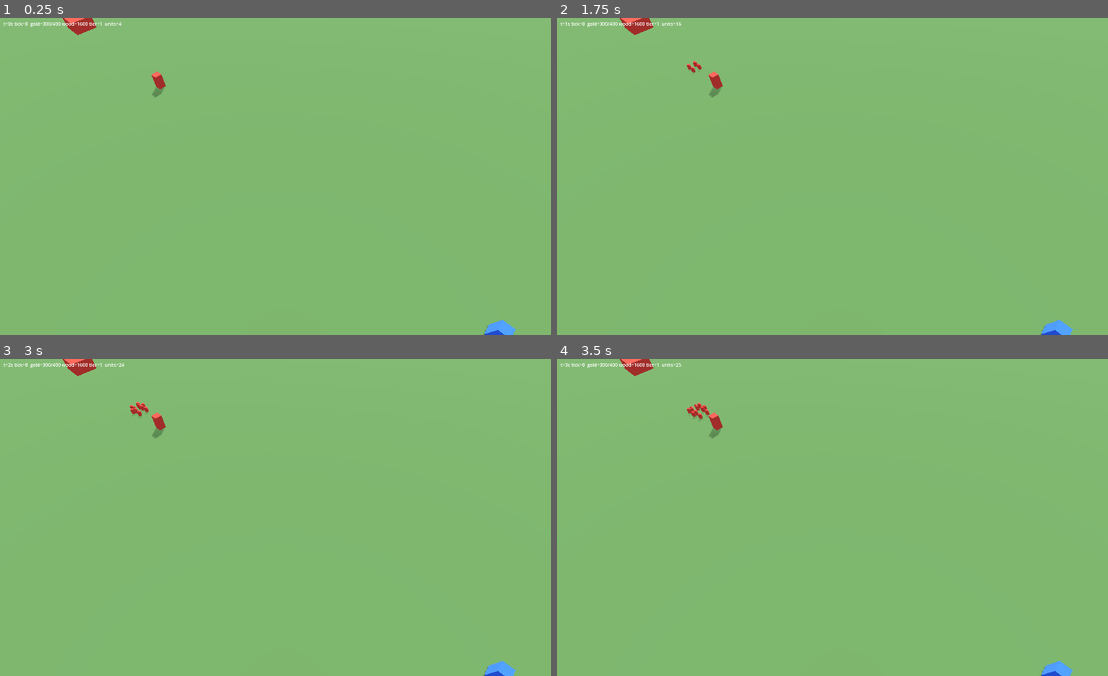
Above: before the commit, frames 1-4 (two rows, left to right).
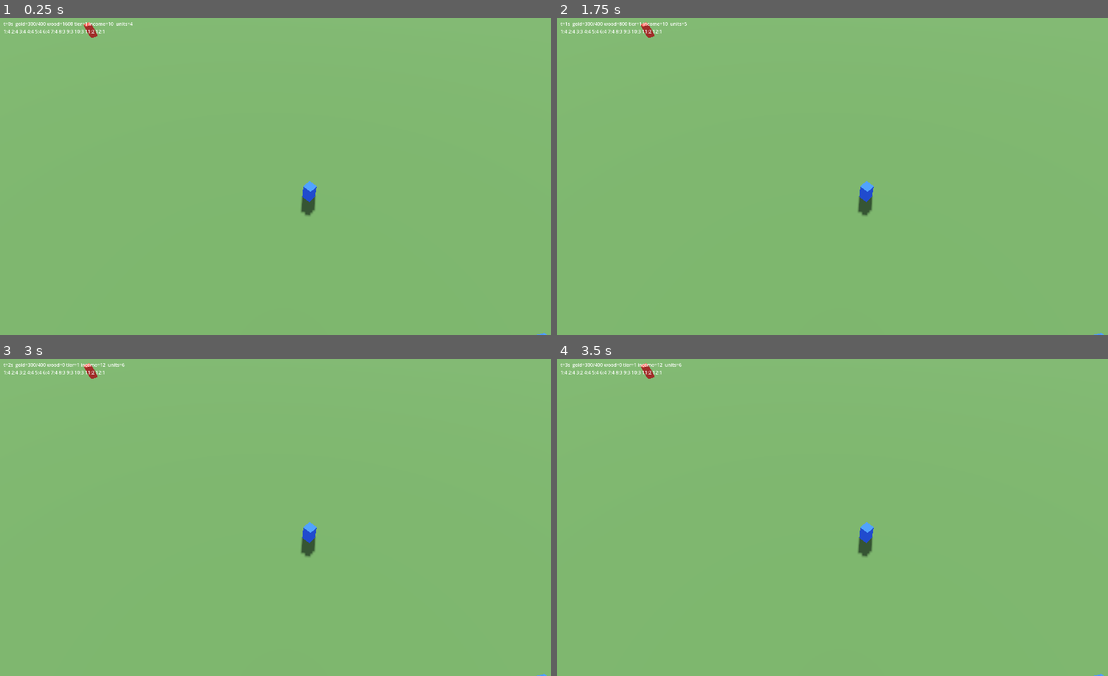
Above: after the commit, the same moments.

Repository: SapphireSignal/CrystalClashClaude
Game: Godot game, scene res://game/main.tscn
The game is run twice, just before and just after one commit, with the same random seed, the same clock (stepped at 60 frames per second) and the same inputs.
Inputs (mouse positions are in pixels of both pictures, inside the frame that each line leads up to):
- Up to frame 1 (0.25 s): no input
- Up to frame 2 (1.75 s): tap Enter at 0.5 s; move the mouse to (964, 160) at 0.52 s; tap 1 at 0.6 s; tap 2 at 0.8, 1.35 s; tap Space at 1.25 s; move the mouse to (727, 192) at 1.27 s; tap 3 at 1.55 s
- Up to frame 3 (3 s): tap Enter at 2 s; move the mouse to (336, 447) at 2.02 s; tap 3 at 2.1 s; tap 4 at 2.3, 2.85 s; tap Space at 2.75 s; move the mouse to (253, 580) at 2.77 s
- Up to frame 4 (3.5 s): tap 5 at 3.05 s

The runs differ from the first frame. In frame 1, 1.0% of the frame differs, in the area x 0-100%, y 0-100%; in frame 2, 1.0%; in frame 3, 1.0%; in frame 4, 1.1%.

Commit message:
Cards registry, commander decks and charges, card play, economy refund rules
Co-Authored-By: Claude Fable 5.1 <noreply@anthropic.com>

Diff:
--- a/game/main.gd
+++ b/game/main.gd
@@ -1,13 +1,20 @@
 extends Node3D
 ## Sandbox: runs the Simulation at a fixed tick and renders entities with placeholder meshes.
-## Keys: 1/2 drop Footmen/Archers for red, 3/4 for blue. Real assets replace the capsules in phase 5.
+## Blue (you) plays deck slots with keys 1-9, 0, -, = at the mouse position (drops) or on the next free
+## build field (spawners). Red plays the same deck automatically. Real assets replace the capsules in phase 5.
 
-const SIM_X_SCALE := 1.0
+const BLUE_DECK := [
+	"Units/White/FootmanDrop", "Units/White/ArcherDrop", "Units/White/FootmanSpawner", "Units/White/ArcherSpawner",
+	"Units/White/BallistaDrop", "Units/White/PriestDrop", "Units/White/MonkDrop", "Units/White/MarksmanDrop",
+	"Units/White/HeavyGunnerDrop", "Units/White/SuntowerBuilding", "Units/White/AvengerDrop", "Units/White/DefenderDrop",
+]
+const SLOT_KEYS := [KEY_1, KEY_2, KEY_3, KEY_4, KEY_5, KEY_6, KEY_7, KEY_8, KEY_9, KEY_0, KEY_MINUS, KEY_EQUAL]
 
 var sim: Simulation
 var _accumulator_ms: float = 0.0
 var _views: Dictionary = {}   # entity id -> MeshInstance3D
 var _label: Label
+var _red_next_play_at: int = 15000
 
 @onready var _units_root: Node3D = $Units
 @onready var _camera: Camera3D = $Camera3D
@@ -19,8 +26,10 @@
 	sim.entity_died.connect(_on_died)
 	sim.team_lost.connect(func(t): print("team %d lost" % t))
 	sim.spawn_bases()
+	for team in [Simulation.TEAM_BLUE, Simulation.TEAM_RED]:
+		sim.commanders[team].set_deck(BLUE_DECK)
 	_label = $HUD/Label
-	_place_camera(Vector2(0, -23))
+	_place_camera(Vector2(-40, -23))
 
 
 func _process(delta: float) -> void:
@@ -28,34 +37,70 @@
 	while _accumulator_ms >= SimConstants.TICK_MS:
 		_accumulator_ms -= SimConstants.TICK_MS
 		sim.step()
+		_red_ai()
 	_sync_views()
-	var red: Simulation.Commander = sim.commanders[Simulation.TEAM_RED]
-	_label.text = "t=%ds tick=%d  gold=%d/%d wood=%d tier=%d  units=%d" % [
-		sim.time_ms / 1000, sim.tick_counter, red.gold, red.gold_cap(), red.wood, red.tier, sim.alive_entities().size()]
+	var c: Commander = sim.commanders[Simulation.TEAM_BLUE]
+	var charges := ""
+	for i in c.slots.size():
+		charges += "%d:%d " % [i + 1, c.slots[i].charges]
+	_label.text = "t=%ds  gold=%d/%d wood=%d tier=%d income=%d  units=%d\n%s" % [
+		sim.time_ms / 1000, c.gold, c.gold_cap(), c.wood, c.tier, c.income(), sim.alive_entities().size(), charges]
 
 
 func _unhandled_key_input(event: InputEvent) -> void:
 	if not event.is_pressed() or event.is_echo():
 		return
-	match event.keycode:
-		KEY_1: sim.drop_squad("Units/White/Footman", Simulation.TEAM_BLUE, Vector2(-60, -23), 4)
-		KEY_2: sim.drop_squad("Units/White/Archer", Simulation.TEAM_BLUE, Vector2(-60, -23), 2)
-		KEY_3: sim.drop_squad("Units/White/Footman", Simulation.TEAM_RED, Vector2(60, -23), 4)
-		KEY_4: sim.drop_squad("Units/White/Archer", Simulation.TEAM_RED, Vector2(60, -23), 2)
-		KEY_5: _place_next_spawner("Units/White/FootmanSpawner", Simulation.TEAM_BLUE)
-		KEY_6: _place_next_spawner("Units/White/ArcherSpawner", Simulation.TEAM_RED)
-		KEY_ESCAPE: get_tree().quit()
+	if event.keycode == KEY_ESCAPE:
+		get_tree().quit()
+		return
+	var slot := SLOT_KEYS.find(event.keycode)
+	if slot >= 0 and slot < sim.commanders[Simulation.TEAM_BLUE].slots.size():
+		_play(Simulation.TEAM_BLUE, slot, _mouse_world_2d())
 
 
-## Sandbox helper: put a spawner on the first free field of the team's build zone.
-func _place_next_spawner(unit_id: String, team: int) -> void:
+func _play(team: int, slot: int, where: Vector2) -> void:
+	var c: Commander = sim.commanders[team]
+	var target: Variant = where
+	if c.slots[slot].card.is_spawner():
+		target = _next_free_field(team)
+		if target == null:
+			return
+	var result := sim.play_card(team, slot, target)
+	if result != Simulation.PlayResult.OK:
+		print("play %s: %s" % [c.slots[slot].card.name, Simulation.PlayResult.keys()[result]])
+
+
+## Simple opponent: every few seconds play the first ready drop near its own lane node, spawners on the grid.
+func _red_ai() -> void:
+	if sim.time_ms < _red_next_play_at:
+		return
+	_red_next_play_at = sim.time_ms + 6000
+	var c: Commander = sim.commanders[Simulation.TEAM_RED]
+	for i in c.slots.size():
+		if c.slots[i].is_ready(sim.time_ms, c):
+			_play(Simulation.TEAM_RED, i, Vector2(50 + sim.rng.randf() * 10, -23))
+			return
+
+
+func _next_free_field(team: int) -> Variant:
 	for zone: BuildZone in sim.build_zones.values():
 		if zone.team != team:
 			continue
 		for field in zone.spawn_slots():
 			if zone.is_free(field):
-				sim.place_spawner(unit_id, team, zone.id, field)
-				return
+				return [zone.id, field]
+	return null
+
+
+func _mouse_world_2d() -> Vector2:
+	var m := get_viewport().get_mouse_position()
+	var from := _camera.project_ray_origin(m)
+	var dir := _camera.project_ray_normal(m)
+	if absf(dir.y) < 0.0001:
+		return Vector2.ZERO
+	var t := -from.y / dir.y
+	var hit := from + dir * t
+	return Vector2(hit.x, hit.z)
 
 
 func _place_camera(look_at_2d: Vector2) -> void:
@@ -68,7 +113,11 @@
 
 func _on_spawned(e: SimEntity) -> void:
 	var mesh := MeshInstance3D.new()
-	if e.is_building():
+	if e.is_spawner():
+		var box := BoxMesh.new()
+		box.size = Vector3(1.6, 0.4, 1.6)
+		mesh.mesh = box
+	elif e.is_building():
 		var box := BoxMesh.new()
 		box.size = Vector3(e.collision_radius * 2, 4, e.collision_radius * 2)
 		mesh.mesh = box
@@ -97,6 +146,7 @@
 		if e == null:
 			continue
 		var view: MeshInstance3D = _views[id]
-		view.position = Vector3(e.position.x, 0.9 if not e.is_building() else 2.0, e.position.y)
+		var y := 0.2 if e.is_spawner() else (2.0 if e.is_building() else 0.9)
+		view.position = Vector3(e.position.x, y, e.position.y)
 		if e.front.length_squared() > 0.0:
 			view.rotation.y = atan2(-e.front.y, e.front.x) + PI / 2
--- /dev/null
+++ b/game/sim/cards.gd
@@ -0,0 +1,112 @@
+class_name Cards
+## Card registry (game/data/cards.json from BaseConflict.Constants.Cards.pas) and the cost / charge
+## formulas of Scripts/HelperScripts/CardTemplate.dws.
+
+const CARDS_PATH := "res://game/data/cards.json"
+
+static var _by_uid: Dictionary = {}
+static var _by_script: Dictionary = {}
+
+
+class CardDef:
+	var uid: String
+	var type: String          # ctDrop, ctSpawner, ctBuilding, ctSpell
+	var colors: Array
+	var unit_id: String       # e.g. Units/White/FootmanDrop (key into units.json)
+	var tier: int
+	var name: String
+	var legendary: bool = false
+
+	func is_spawner() -> bool:
+		return type == "ctSpawner"
+
+	func is_spell() -> bool:
+		return type == "ctSpell"
+
+	func is_drop() -> bool:
+		return type == "ctDrop"
+
+	func is_building() -> bool:
+		return type == "ctBuilding"
+
+
+static func load_cards() -> void:
+	if not _by_uid.is_empty():
+		return
+	var file := FileAccess.open(CARDS_PATH, FileAccess.READ)
+	assert(file != null, "missing %s, run tools/extract_units.py" % CARDS_PATH)
+	for raw in JSON.parse_string(file.get_as_text()):
+		var c := CardDef.new()
+		c.uid = raw["uid"]
+		c.type = raw["type"]
+		c.colors = raw["colors"]
+		c.unit_id = raw["script"]
+		c.tier = int(raw["tier"])
+		c.name = raw["name"]
+		if not c.is_spell() and UnitDb.has_unit(c.unit_id):
+			c.legendary = UnitDb.raw(c.unit_id).get("legendary", false)
+		_by_uid[c.uid] = c
+		_by_script[c.unit_id] = c
+
+
+static func by_uid(uid: String) -> CardDef:
+	load_cards()
+	return _by_uid.get(uid)
+
+
+static func by_script(unit_id: String) -> CardDef:
+	load_cards()
+	assert(_by_script.has(unit_id), "unknown card %s" % unit_id)
+	return _by_script[unit_id]
+
+
+static func all() -> Array:
+	load_cards()
+	return _by_uid.values()
+
+
+## GetCardBaseCost (CardTemplate.dws:3-20). Gold for drops/buildings/spells, wood for spawners.
+static func base_cost(tier: int, legendary: bool, is_spell: bool, is_spawner: bool) -> float:
+	var cost := 100.0
+	if tier == 2:
+		cost += 50.0
+	elif tier == 3:
+		cost += 100.0
+	if legendary:
+		cost += 100.0
+	if is_spell:
+		cost -= 20.0
+	if is_spawner:
+		cost *= [8, 10, 12][clampi(tier, 1, 3) - 1]
+	return cost
+
+
+## GetCardBaseChargeCooldown (CardTemplate.dws:22-46), milliseconds. league and level are 1..5.
+static func charge_cooldown(tier: int, league: int, level: int, legendary: bool, is_spawner: bool) -> int:
+	const TABLE := [
+		[37000, 36250, 35500, 34750, 34000],
+		[34000, 33250, 32500, 31750, 31000],
+		[31000, 30250, 29500, 28750, 28000],
+		[28000, 27250, 26500, 25750, 25000],
+		[25000, 24250, 23500, 22750, 22000]]
+	var result: int = TABLE[clampi(league, 1, 5) - 1][clampi(level, 1, 5) - 1]
+	if tier == 2:
+		result = result * 3 / 2
+	elif tier == 3:
+		result = result * 2
+	if legendary:
+		result = result * 5 / 2
+	if is_spawner:
+		result *= [6, 7, 8][clampi(tier, 1, 3) - 1]
+	return result
+
+
+## Charge count per tier and league (CardTemplate.dws:52-62).
+static func charge_count(tier: int, league: int, legendary: bool) -> int:
+	var l := clampi(league, 1, 5) - 1
+	if legendary:
+		return [1, 1, 1, 1, 2][l]
+	match tier:
+		1: return [1, 2, 3, 4, 5][l]
+		2: return [1, 1, 2, 3, 4][l]
+	return [1, 1, 1, 2, 3][l]
--- /dev/null
+++ b/game/sim/commander.gd
@@ -0,0 +1,110 @@
+class_name Commander
+## One player's resources and deck (Scripts/Commander/CommanderTemplate.ets, CommanderMethods.dws).
+## Gold spent is refunded as wood; wood spent accumulates as "spent wood" which buys automatic income
+## upgrades (1500 + 250 per upgrade, max 10). Card charges recharge one at a time while below cap.
+
+var team: int
+var league: int = 4
+var gold: float = SimConstants.STARTING_GOLD
+var wood: float = SimConstants.STARTING_WOOD
+var spent_wood: float = 0.0
+var tier: int = SimConstants.STARTING_TIER
+var income_upgrades: int = 0
+var slots: Array[DeckSlot] = []
+var free_cards: bool = false        # sandbox: NOT_PAYED_RESOURCES includes gold/wood/charge
+
+
+class DeckSlot:
+	var card: Cards.CardDef
+	var level: int = 5
+	var charges: int
+	var charge_cap: int
+	var charge_cooldown_ms: int
+	var recharge_at: int = -1        # time the next charge arrives, -1 = not recharging
+	var cost: float
+	var gold_cost: float             # 0 for spawners
+	var wood_cost: float             # 0 for non-spawners
+
+	func is_ready(now: int, commander: Commander) -> bool:
+		if commander.free_cards:
+			return true
+		if charges < 1 or commander.tier < tier_cost():
+			return false
+		return commander.gold >= gold_cost and commander.wood >= wood_cost
+
+	func tier_cost() -> int:
+		return 1 if card.is_spawner() else card.tier
+
+
+func _init(p_team: int, p_league: int = 4) -> void:
+	team = p_team
+	league = p_league
+
+
+func set_deck(unit_ids: Array) -> void:
+	slots.clear()
+	for unit_id in unit_ids:
+		var card := Cards.by_script(unit_id)
+		var s := DeckSlot.new()
+		s.card = card
+		s.cost = Cards.base_cost(card.tier, card.legendary, card.is_spell(), card.is_spawner())
+		s.gold_cost = 0.0 if card.is_spawner() else s.cost
+		s.wood_cost = s.cost if card.is_spawner() else 0.0
+		s.charge_cap = Cards.charge_count(card.tier, league, card.legendary)
+		s.charges = s.charge_cap
+		s.charge_cooldown_ms = Cards.charge_cooldown(card.tier, league, s.level, card.legendary, card.is_spawner())
+		slots.append(s)
+
+
+func gold_cap() -> float:
+	return SimConstants.GOLD_CAP + SimConstants.GOLD_CAP_PER_TIER * (tier - 1)
+
+
+func income() -> float:
+	return SimConstants.STARTING_INCOME + SimConstants.INCOME_PER_UPGRADE * income_upgrades
+
+
+func income_upgrade_cost() -> float:
+	return SimConstants.INCOME_UPGRADE_COST + SimConstants.INCOME_UPGRADE_COST_STEP * income_upgrades
+
+
+## TCommanderIncomeDefaultComponent + TCommanderIncomeOverflowComponent: gold above cap becomes wood.
+func pay_income() -> void:
+	var amount := income()
+	var room := maxf(0.0, gold_cap() - gold)
+	var to_gold := minf(amount, room)
+	gold += to_gold
+	wood += amount - to_gold
+
+
+## TWelaEffectPayCostComponent with ConvertResource(reGold, reWood) and (reWood, reSpentWood).
+func pay(slot: DeckSlot, now: int) -> void:
+	if free_cards:
+		return
+	slot.charges -= 1
+	if slot.recharge_at < 0:
+		slot.recharge_at = now + slot.charge_cooldown_ms
+	gold -= slot.gold_cost
+	wood += slot.gold_cost
+	wood -= slot.wood_cost
+	spent_wood += slot.wood_cost
+	_auto_income_upgrade()
+
+
+## GOLD_UPGRADE_GROUP: upgrades whenever spent wood covers the (rising) cost, up to the cap.
+func _auto_income_upgrade() -> void:
+	while income_upgrades < SimConstants.INCOME_UPGRADE_CAP and spent_wood >= income_upgrade_cost():
+		spent_wood -= income_upgrade_cost()
+		income_upgrades += 1
+
+
+## Charge recharge (Globals.dws AddCharging): one charge per cooldown while below the cap.
+func update_charges(now: int) -> void:
+	for s in slots:
+		if s.recharge_at >= 0 and now >= s.recharge_at:
+			s.charges = mini(s.charge_cap, s.charges + 1)
+			s.recharge_at = -1 if s.charges >= s.charge_cap else s.recharge_at + s.charge_cooldown_ms
+
+
+func raise_tier(new_tier: int) -> void:
+	tier = clampi(maxi(tier, new_tier), 1, SimConstants.MAX_TIER)
--- a/game/sim/simulation.gd
+++ b/game/sim/simulation.gd
@@ -31,39 +31,12 @@
 var _spawn_rotations: Dictionary = {} # zone id -> Array[Vector2i] of fields not yet spawned this cycle
 
 
-class Commander:
-	var team: int
-	var gold: float = SimConstants.STARTING_GOLD
-	var wood: float = SimConstants.STARTING_WOOD
-	var tier: int = SimConstants.STARTING_TIER
-	var income_upgrades: int = 0
-
-	func gold_cap() -> float:
-		return SimConstants.GOLD_CAP + SimConstants.GOLD_CAP_PER_TIER * (tier - 1)
-
-	func income() -> float:
-		return SimConstants.STARTING_INCOME + SimConstants.INCOME_PER_UPGRADE * income_upgrades
-
-	func income_upgrade_cost() -> float:
-		return SimConstants.INCOME_UPGRADE_COST + SimConstants.INCOME_UPGRADE_COST_STEP * income_upgrades
-
-	## TCommanderIncomeDefaultComponent + TCommanderIncomeOverflowComponent: gold above cap becomes wood.
-	func pay_income() -> void:
-		var amount := income()
-		var room := maxf(0.0, gold_cap() - gold)
-		var to_gold := minf(amount, room)
-		gold += to_gold
-		wood += amount - to_gold
-
-
 func _init(seed: int = 1, p_league: int = 4, map_name: String = SimMap.SINGLE) -> void:
 	rng.seed = seed
 	league = p_league
 	map = SimMap.load_map(map_name)
 	for team in [TEAM_BLUE, TEAM_RED]:
-		var c := Commander.new()
-		c.team = team
-		commanders[team] = c
+		commanders[team] = Commander.new(team, league)
 	for zone in map.build_zones():
 		build_zones[zone.id] = zone
 		_spawn_rotations[zone.id] = []
@@ -130,6 +103,56 @@
 	return spawn_squad(unit_id, team, pos, count, false)
 
 
+# ---------------------------------------------------------------- card play (TCommanderAbility)
+
+enum PlayResult { OK, NOT_READY, BAD_TARGET, LEGENDARY_ALIVE, GAME_OVER }
+
+## Play deck slot `slot_index` of a team. `target` is a Vector2 (drops, buildings) or [zone_id, Vector2i]
+## for spawners. Validates readiness, tier, cost, zone and legendary limit, then pays and spawns.
+func play_card(team: int, slot_index: int, target: Variant) -> PlayResult:
+	if finished:
+		return PlayResult.GAME_OVER
+	var c: Commander = commanders[team]
+	var slot: Commander.DeckSlot = c.slots[slot_index]
+	if not slot.is_ready(time_ms, c):
+		return PlayResult.NOT_READY
+	var card := slot.card
+	if card.legendary and _has_legendary_unit(team):
+		return PlayResult.LEGENDARY_ALIVE
+	var unit_data := UnitDb.raw(card.unit_id)
+	var pattern: String = unit_data["values"].get("eiWelaUnitPattern", {}).get("0", "").replace("\\", "/")
+	if card.is_spawner():
+		if not (target is Array and target.size() == 2):
+			return PlayResult.BAD_TARGET
+		var zone: BuildZone = build_zones.get(target[0])
+		if zone == null or zone.team != team or not zone.is_free(target[1]):
+			return PlayResult.BAD_TARGET
+		c.pay(slot, time_ms)
+		place_spawner(card.unit_id, team, target[0], target[1])
+		return PlayResult.OK
+	if not (target is Vector2) or not _in_drop_zone(team, target):
+		return PlayResult.BAD_TARGET
+	c.pay(slot, time_ms)
+	if card.is_building():
+		spawn(pattern, team, target)
+	else:
+		var count: int = int(unit_data["values"].get("eiWelaCount", {}).get("0", 1))
+		drop_squad(pattern, team, target, count)
+	return PlayResult.OK
+
+
+## ZONE_DROP: the map's Drop polygon. The dynamic nexus/lane-push zones are not implemented yet.
+func _in_drop_zone(_team: int, p: Vector2) -> bool:
+	return map.in_zone("Drop", p)
+
+
+func _has_legendary_unit(team: int) -> bool:
+	for e: SimEntity in entities.values():
+		if e.alive and e.team == team and e.has("upLegendary"):
+			return true
+	return false
+
+
 ## Place a spawner card on a build-grid field. Returns null when the field is not free or not the team's.
 func place_spawner(unit_id: String, team: int, zone_id: int, field: Vector2i) -> SimEntity:
 	var zone: BuildZone = build_zones.get(zone_id)
@@ -177,6 +200,8 @@
 		return
 	time_ms += SimConstants.TICK_MS
 	_update_game_tick()
+	for c: Commander in commanders.values():
+		c.update_charges(time_ms)
 	for e: SimEntity in entities.values():
 		if not e.alive or e.is_spawner():
 			continue
--- a/tests/test_sim.gd
+++ b/tests/test_sim.gd
@@ -43,7 +43,7 @@
 
 func test_economy_tick() -> void:
 	var sim := Simulation.new(1, 4)
-	var c: Simulation.Commander = sim.commanders[Simulation.TEAM_RED]
+	var c: Commander = sim.commanders[Simulation.TEAM_RED]
 	runner.check_near(c.gold, 300.0, "starting gold")
 	runner.check_near(c.wood, 1600.0, "starting wood")
 	while sim.time_ms < SimConstants.GAME_WARMING_MS:
@@ -202,6 +202,77 @@
 	sim.entity_spawned.disconnect(on_spawn)
 
 
+func test_card_formulas() -> void:
+	runner.check_near(Cards.base_cost(1, false, false, false), 100.0, "tier1 drop 100 gold")
+	runner.check_near(Cards.base_cost(2, false, false, false), 150.0, "tier2 drop 150")
+	runner.check_near(Cards.base_cost(3, true, false, false), 300.0, "tier3 legendary 300")
+	runner.check_near(Cards.base_cost(1, false, true, false), 80.0, "tier1 spell 80")
+	runner.check_near(Cards.base_cost(1, false, false, true), 800.0, "tier1 spawner 800 wood")
+	runner.check_near(Cards.base_cost(3, false, false, true), 2400.0, "tier3 spawner 2400 wood")
+	runner.check_eq(Cards.charge_cooldown(1, 4, 5, false, false), 25000, "L4 lvl5 tier1 charge cooldown")
+	runner.check_eq(Cards.charge_cooldown(2, 1, 1, false, false), 55500, "tier2 x1.5")
+	runner.check_eq(Cards.charge_cooldown(3, 5, 5, true, false), 110000, "tier3 legendary x2 x2.5")
+	runner.check_eq(Cards.charge_cooldown(1, 4, 5, false, true), 150000, "tier1 spawner x6")
+	runner.check_eq(Cards.charge_count(1, 4, false), 4, "tier1 league4 = 4 charges")
+	runner.check_eq(Cards.charge_count(3, 4, false), 2, "tier3 league4 = 2 charges")
+	runner.check_eq(Cards.charge_count(3, 5, true), 2, "legendary league5 = 2")
+	var footman := Cards.by_script("Units/White/FootmanDrop")
+	runner.check_eq(footman.name, "Footman", "english name from Lang/cards.csv")
+	runner.check_eq(footman.type, "ctDrop", "footman drop type")
+	runner.check(Cards.by_script("Units/White/DefenderDrop").legendary, "defender is legendary")
+	runner.check_eq(Cards.all().size(), 160, "160 registered cards")
+
+
+func test_play_cards_and_economy() -> void:
+	var sim := Simulation.new(2, 4)
+	sim.spawn_bases()
+	var c: Commander = sim.commanders[Simulation.TEAM_BLUE]
+	c.set_deck(["Units/White/FootmanDrop", "Units/White/FootmanSpawner", "Units/White/MarksmanDrop", "Units/White/DefenderDrop"])
+	runner.check_eq(c.slots[0].charges, 4, "footman starts with 4 charges")
+	runner.check_eq(sim.play_card(Simulation.TEAM_BLUE, 0, Vector2(-50, -23)), Simulation.PlayResult.OK, "drop footmen in drop zone")
+	runner.check_near(c.gold, 200.0, "paid 100 gold")
+	runner.check_near(c.wood, 1700.0, "gold spent becomes wood")
+	runner.check_eq(c.slots[0].charges, 3, "one charge used")
+	runner.check_eq(c.slots[0].recharge_at, sim.time_ms + 25000, "recharge started")
+	runner.check_eq(sim.alive_entities(Simulation.TEAM_BLUE).filter(func(e): return e.has("upMelee")).size(), 4, "4 footmen spawned")
+	runner.check_eq(sim.play_card(Simulation.TEAM_BLUE, 0, Vector2(-50, 40)), Simulation.PlayResult.BAD_TARGET, "outside drop zone")
+	runner.check_eq(sim.play_card(Simulation.TEAM_BLUE, 2, Vector2(-50, -23)), Simulation.PlayResult.NOT_READY, "tier 2 card locked at tier 1")
+	runner.check_eq(sim.play_card(Simulation.TEAM_BLUE, 3, Vector2(-50, -23)), Simulation.PlayResult.NOT_READY, "tier 3 legendary locked at tier 1")
+	runner.check_eq(sim.play_card(Simulation.TEAM_BLUE, 1, [0, Vector2i(3, 1)]), Simulation.PlayResult.OK, "spawner placed for 800 wood")
+	runner.check_near(c.wood, 900.0, "wood paid")
+	runner.check_near(c.spent_wood, 800.0, "spent wood tracked")
+	runner.check_eq(c.income_upgrades, 0, "no income upgrade yet")
+	runner.check_eq(sim.play_card(Simulation.TEAM_BLUE, 1, [0, Vector2i(3, 1)]), Simulation.PlayResult.BAD_TARGET, "field occupied")
+	runner.check_eq(sim.play_card(Simulation.TEAM_BLUE, 1, [0, Vector2i(4, 1)]), Simulation.PlayResult.OK, "second spawner")
+	runner.check_eq(c.income_upgrades, 1, "1600 spent wood bought the 1500 upgrade")
+	runner.check_near(c.spent_wood, 100.0, "remainder kept")
+	runner.check_near(c.income(), 12.0, "income now 12")
+	runner.check_near(c.income_upgrade_cost(), 1750.0, "next upgrade costs 1750")
+	# charges come back after the cooldown
+	var t0 := sim.time_ms
+	while sim.time_ms < t0 + 25000 + SimConstants.TICK_MS:
+		sim.step()
+	runner.check_eq(c.slots[0].charges, 4, "charge regenerated after 25 s")
+	runner.check_eq(c.slots[0].recharge_at, -1, "recharging stops at cap")
+	# tier 3 unlocks the legendary, and only one may be alive
+	c.raise_tier(3)
+	c.gold = 1000.0
+	runner.check_eq(sim.play_card(Simulation.TEAM_BLUE, 3, Vector2(-50, -23)), Simulation.PlayResult.OK, "defender dropped")
+	runner.check_eq(c.slots[3].charges, 0, "legendary has a single charge at league 4")
+	c.slots[3].charges = 1
+	runner.check_eq(sim.play_card(Simulation.TEAM_BLUE, 3, Vector2(-50, -23)), Simulation.PlayResult.LEGENDARY_ALIVE, "second legendary refused while one lives")
+
+
+func test_sandbox_free_cards() -> void:
+	var sim := Simulation.new(2, 4)
+	var c: Commander = sim.commanders[Simulation.TEAM_RED]
+	c.free_cards = true
+	c.set_deck(["Units/White/FootmanDrop"])
+	for i in 6:
+		runner.check_eq(sim.play_card(Simulation.TEAM_RED, 0, Vector2(50, -23)), Simulation.PlayResult.OK, "free play %d" % i)
+	runner.check_near(c.gold, 300.0, "sandbox pays nothing")
+
+
 func test_drop_formation() -> void:
 	var sim := Simulation.new(1, 4)
 	var squad := sim.drop_squad("Units/White/Footman", Simulation.TEAM_BLUE, Vector2(0, -23), 4)
Not shown, added: game/sim/cards.gd.uid
Not shown, added: game/sim/commander.gd.uid
Not shown, changed: CLAUDE.md
Not shown, changed: CONTINUE.md
